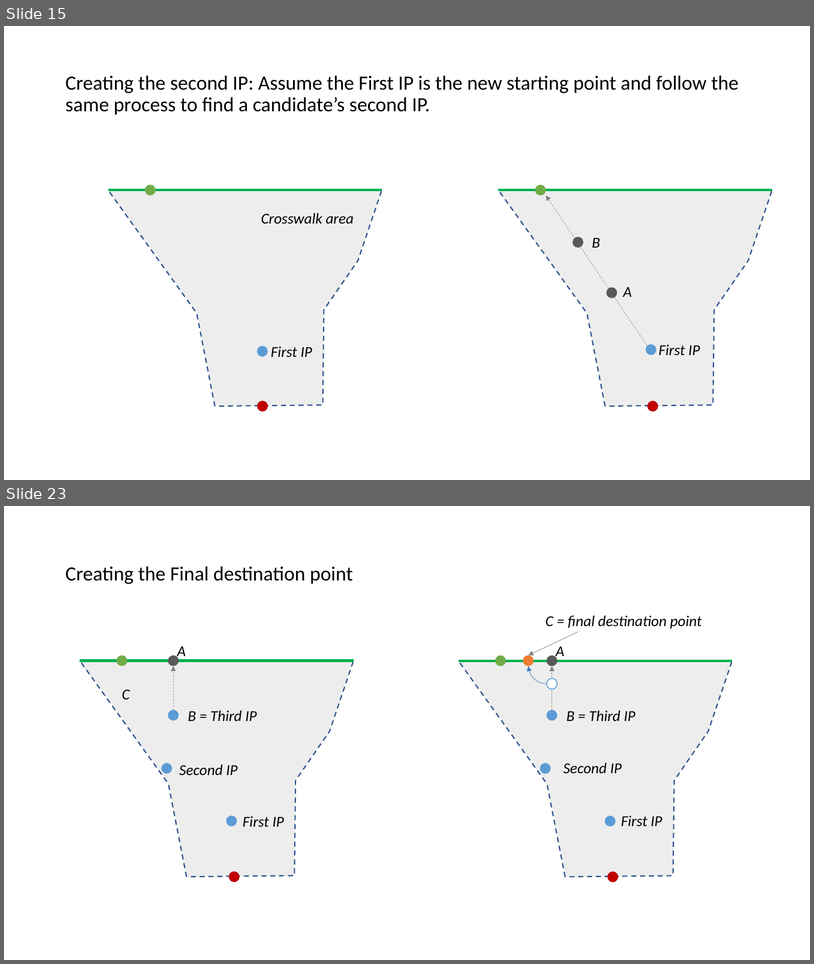
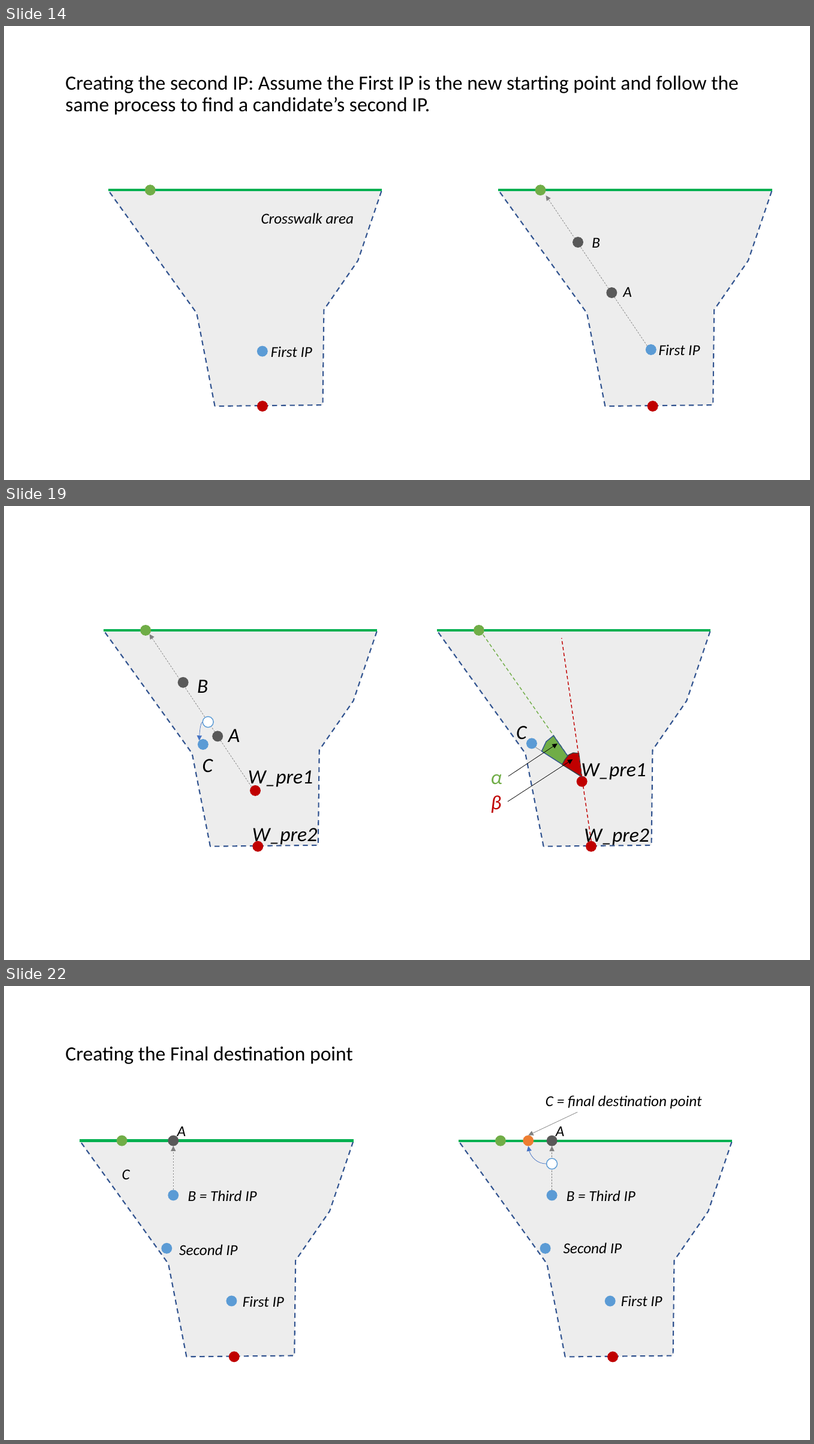
Before and after one commit to adhocmaster/carla-jaywalker-experiments, a slide deck: docs/Soft-Trajectory-Generation.pptx. Shown one above the other, each under a label of ours: slides 15 and 23 before the commit, slides 14, 19 and 22 after it; the slides between them are not shown. The pictures are 814x964 and 814x1444 pixels, drawn with LibreOffice and Linux fonts; fonts in the diff are those of the drawing. Boxes give left, top, right and bottom in pixels: in the first picture for what was removed or moved away, otherwise in the second. Text is boxed around its words. In the diff, an @@ line names an element or a change of style, - is before the commit and + after.

```diff
--- a/docs/Soft-Trajectory-Generation.pptx
+++ b/docs/Soft-Trajectory-Generation.pptx
@@ slide 19 added at (x1=4, y1=506, x2=810, y2=960), background #FFFFFF @@
@@ arrow added from (251, 787) to (150, 634), #808080 0.5 pt dashed @@
@@ line added from (582, 776) to (483, 634), #70AD47 1 pt dashed @@
@@ line added from (591, 841) to (562, 638), #C00000 1 pt dashed @@
@@ ellipse added at (x1=177, y1=677, x2=189, y2=688), fill #595959 @@
@@ text added at (x1=197, y1=679, x2=208, y2=693), 24 pt, text #000000, italic @@
+B
@@ ellipse added at (x1=203, y1=717, x2=214, y2=727), fill #FFFFFF, outline #5B9BD5 1 pt @@
@@ ellipse added at (x1=198, y1=739, x2=209, y2=750), fill #5B9BD5 @@
@@ curved arrow added from (203, 722) to (200, 741), #4472C4 0.5 pt @@
@@ ellipse added at (x1=212, y1=730, x2=223, y2=741), fill #595959 @@
@@ text added at (x1=228, y1=729, x2=240, y2=742), 24 pt, text #000000, italic @@
+A
@@ text added at (x1=516, y1=726, x2=527, y2=744), 24 pt, text #000000, italic @@
+C
@@ ellipse added at (x1=527, y1=738, x2=537, y2=748), fill #5B9BD5 @@
@@ freeform shape added at (x1=542, y1=735, x2=582, y2=777), fill #70AD47, outline #325491 1 pt @@
@@ arrow added from (509, 776) to (558, 743), #000000 0.5 pt @@
@@ line added from (582, 776) to (536, 747), #808080 0.5 pt @@
@@ freeform shape added at (x1=560, y1=751, x2=585, y2=781), fill #C00000, outline #404040 1 pt @@
@@ text added at (x1=203, y1=759, x2=213, y2=772), 24 pt, text #000000, italic @@
+C
@@ text added at (x1=491, y1=774, x2=503, y2=784), 24 pt, text #70AD47, italic @@
+α
@@ arrow added from (508, 801) to (573, 759), #000000 0.5 pt @@
@@ group added at (x1=104, y1=625, x2=378, y2=852): 3 ellipses, 1 freeform shape, 1 line, 1 text @@
+W_pre1
@@ group added at (x1=437, y1=625, x2=711, y2=852): 3 ellipses, 1 freeform shape, 1 line, 1 text @@
+W_pre1
@@ line added from (582, 776) to (582, 776), #808080 0.5 pt @@
@@ text added at (x1=491, y1=795, x2=502, y2=813), 24 pt, text #C00000, italic @@
+β
@@ text added at (x1=252, y1=828, x2=317, y2=846), 24 pt, text #000000, italic @@
+W_pre2
@@ text added at (x1=584, y1=826, x2=649, y2=847), 24 pt, text #000000, italic @@
+W_pre2
@@ what was slide 15 is now slide 14 @@
@@ what was slide 23 is now slide 22 @@
```
Also in this commit, not shown: 16 slides changed, 1 other slide added, 3 slides removed, 11 other files.
